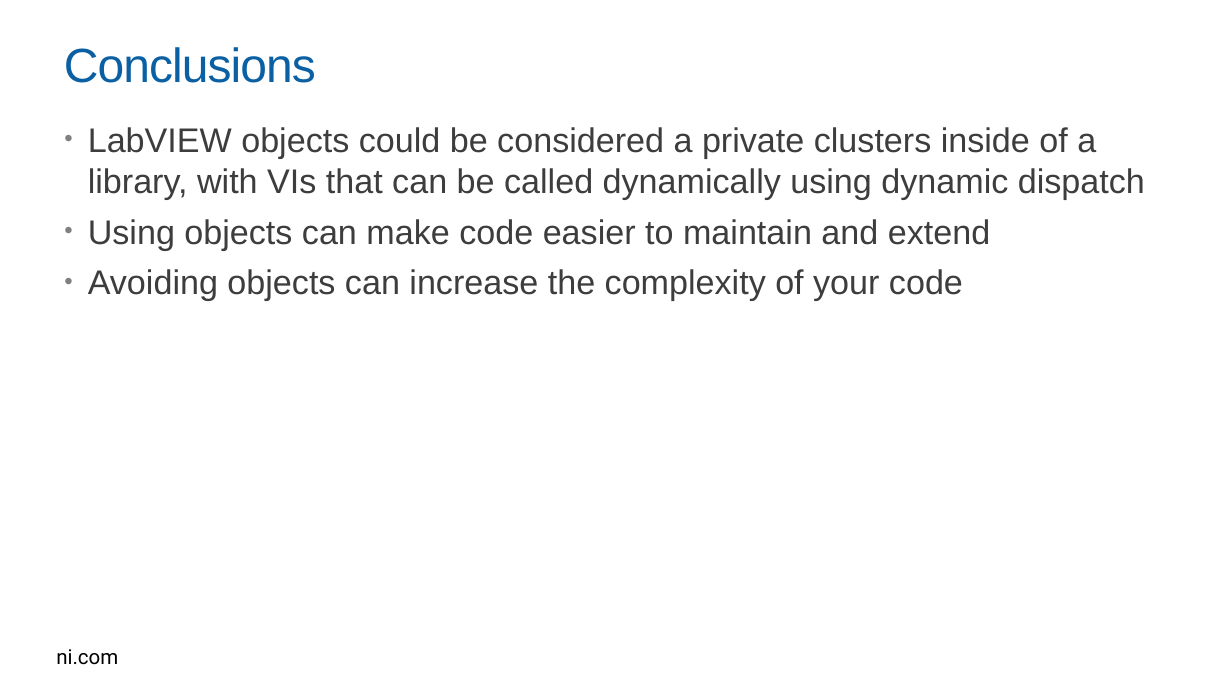
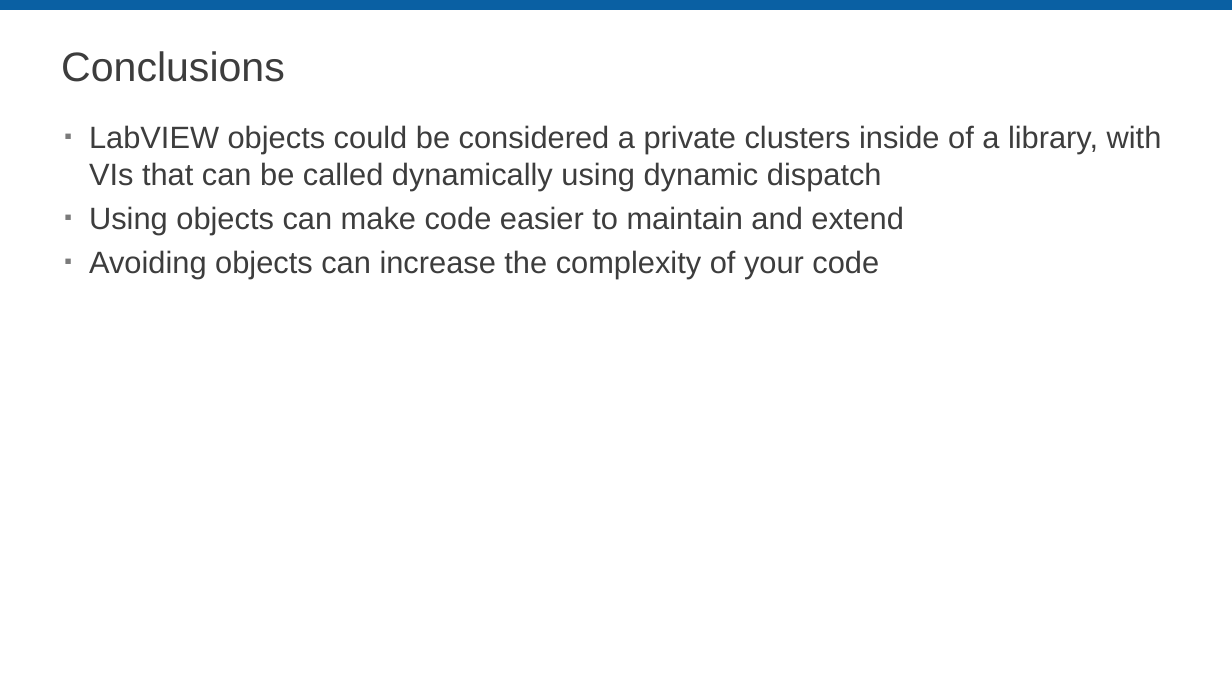
Before and after one commit to LabVIEW-DCAF/Documentation, a slide deck: slide 29 of Trunk/Getting Started Material/DCAF Training/2 Demystifying LabVIEW Object Oriented.pptx. Drawn at 1232x693 pixels with LibreOffice and Linux fonts; fonts in the diff are those of the drawing; background and template pictures are left out. Boxes give left, top, right and bottom in pixels: in the first picture for what was removed or moved away, otherwise in the second. Text is boxed around its words. In the diff, an @@ line names an element or a change of style, - is before the commit and + after.

Commit message:
Working on the formatting
Fixing formatting on slide decks, adapted color schemes to match the Under the Hood presentation.

Re-made the Shared Memory diagram.

```diff
--- a/Trunk/Getting Started Material/DCAF Training/2 Demystifying LabVIEW Object Oriented.pptx
+++ b/Trunk/Getting Started Material/DCAF Training/2 Demystifying LabVIEW Object Oriented.pptx
@@ rectangle added at bbox=[0, 0, 1232, 10], fill #0A60A3 @@
@@ title "Conclusions" at bbox=[61, 51, 285, 82]: size 37.3 to 32 pt, text colour #0A60A3 to #3D3D3D, letter spacing -0.7 to 0 pt; line spacing 1 to 0.9 @@
@@ text "LabVIEW objects could be considered ..." at bbox=[89, 125, 1162, 278]: size 26.7 to 24 pt; bullet • to ▪; less space between paragraphs; bullet colour #808080 to #7A7A7A @@
@@ text removed at bbox=[56, 649, 118, 665] @@
-ni.com
```
Also in this commit, not shown: 52 other slides changed, 4 other files.
